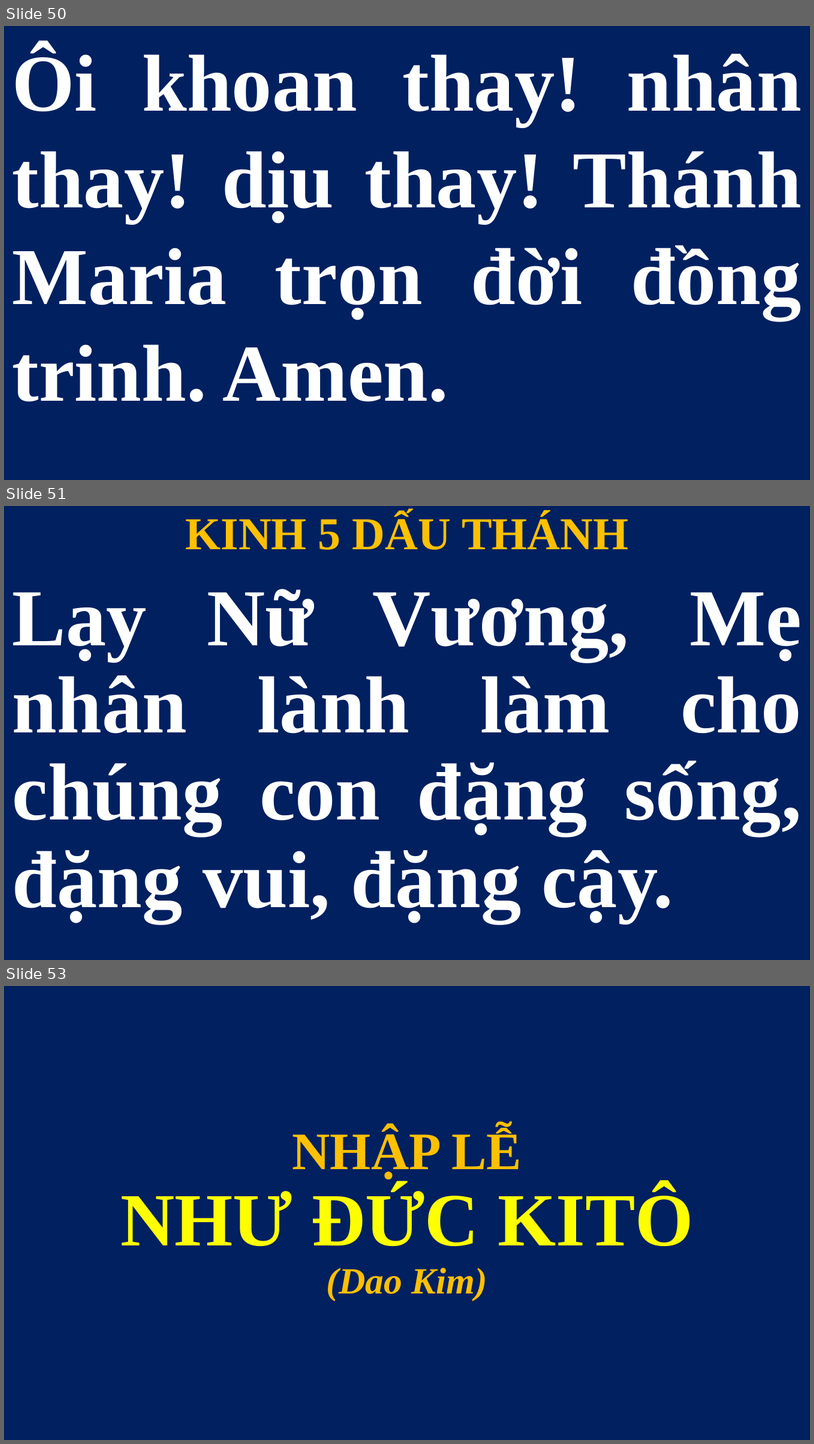
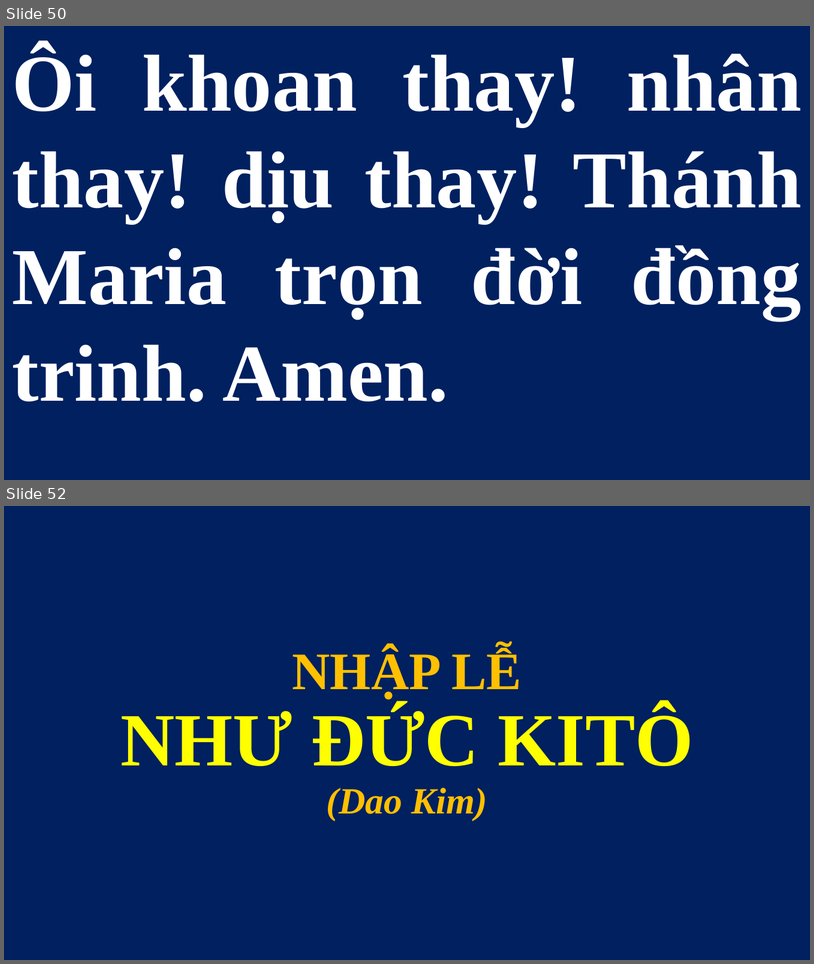
Before and after one commit to lythanhngodev64/SlideLe, a slide deck: Slide/02-11-2026.pptx. Shown one above the other, each under a label of ours: slides 50, 51 and 53 before the commit, slides 50 and 52 after it; the slides between them are not shown. The pictures are 814x1444 and 814x964 pixels, drawn with LibreOffice and Linux fonts; fonts in the diff are those of the drawing. Boxes give left, top, right and bottom in pixels: in the first picture for what was removed or moved away, otherwise in the second. Text is boxed around its words. In the diff, an @@ line names an element or a change of style, - is before the commit and + after.

Commit message:
Update slides for 02-11-2026

```diff
--- a/Slide/02-11-2026.pptx
+++ b/Slide/02-11-2026.pptx
@@ slide 51 removed at (4, 506, 810, 960), background #FFFFFF @@
@@ subtitle removed at (4, 506, 810, 959) @@
-KINH 5 DẤU THÁNH
-Lạy Nữ Vương, Mẹ nhân lành làm cho chúng con đặng sống, đặng vui, đặng cậy.
@@ what was slide 53 is now slide 52 @@
```
